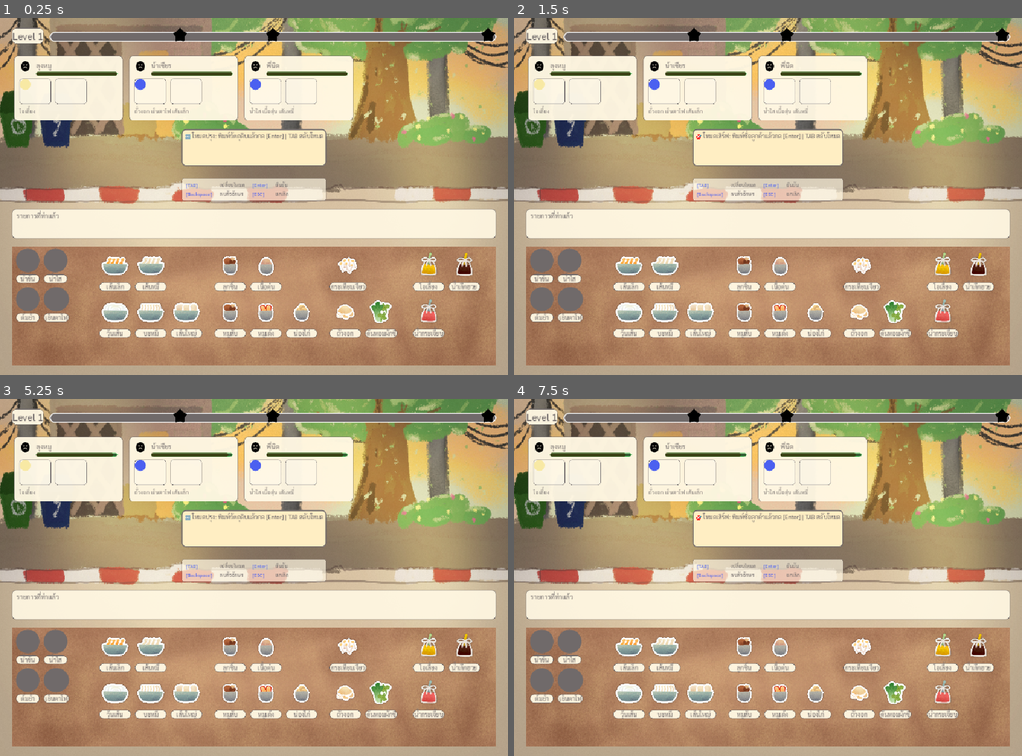
Above: before the commit, frames 1-4 (two rows, left to right).
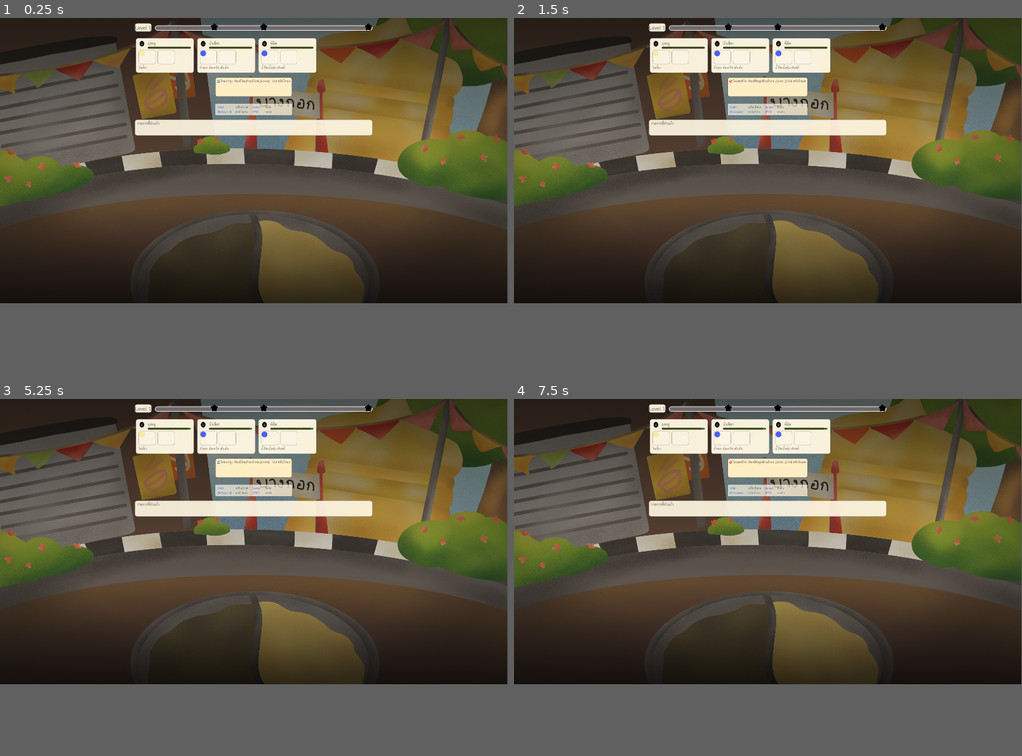
Above: after the commit, the same moments.

Repository: pcpaugust/video-game
Game: Godot game, scene res://scenes/main/Cooking.tscn
Two runs of this game, one before a commit and one after it. Both use one fixed random seed, a clock stepped at 60 frames per second and the inputs below.
Inputs:
- Up to frame 1 (0.25 s): no input
- Up to frame 2 (1.5 s): tap Enter at 0.5, 0.6 s; tap Space at 1.25 s; tap Tab at 1.35 s
- Up to frame 3 (5.25 s): tap Enter at 2, 3.5, 3.6 s; tap Backspace at 2.1, 5.1 s; tap Space at 2.75, 4.25 s; tap Keypad Enter at 2.85 s; tap Tab at 4.35 s
- Up to frame 4 (7.5 s): tap Keypad Enter at 5.85 s; tap Enter at 6.6 s; tap Tab at 7.35 s
In our replay, the window is 800x562 before the commit and 799x449 after it. These sizes can differ from the game's own. Grey fills any space a smaller window leaves; there, only what the larger window draws over its background counts as a difference.

The runs differ from the first frame. In frame 1, 96% of the frame differs, in the area x 0-100%, y 0-100%; in frame 2, 96%; in frame 3, 96%; in frame 4, 96%.

Commit message:
fix: change viewport+bg / remove ingredient table

Diff:
--- a/project.godot
+++ b/project.godot
@@ -17,10 +17,8 @@
 
 [display]
 
-window/size/viewport_width=1024
-window/size/viewport_height=720
-window/stretch/mode="canvas_items"
-window/stretch/aspect="expand"
+window/size/viewport_width=1920
+window/size/viewport_height=1080
 
 [physics]
 
--- a/scenes/main/Cooking.tscn
+++ b/scenes/main/Cooking.tscn
@@ -4,7 +4,6 @@
 [ext_resource type="PackedScene" uid="uid://dmddamjyml4vo" path="res://scenes/ui/LevelBar.tscn" id="1_kwnqp"]
 [ext_resource type="PackedScene" uid="uid://r8jlkk4nsfeo" path="res://scenes/ui/OrderQueue.tscn" id="2_cy70s"]
 [ext_resource type="PackedScene" uid="uid://dshga2ulvahoa" path="res://scenes/ui/TypingSpace.tscn" id="3_xdmyo"]
-[ext_resource type="PackedScene" uid="uid://cdkr12srcscr8" path="res://scenes/ui/IngredientTable.tscn" id="4_4vgtb"]
 [ext_resource type="PackedScene" uid="uid://bn2itsdp6foer" path="res://scenes/ui/DishContainer.tscn" id="4_xdmyo"]
 [ext_resource type="Texture2D" uid="uid://cgy3p5jojrnir" path="res://assets/figma/bg.png" id="5_bg"]
 [ext_resource type="Theme" path="res://assets/themes/thai_ui_theme.tres" id="7_thai_theme"]
@@ -16,29 +15,21 @@
 script = ExtResource("1_cy70s")
 
 [node name="CanvasLayer" type="CanvasLayer" parent="." unique_id=1671593526]
+follow_viewport_enabled = true
 
 [node name="PanelContainer" type="PanelContainer" parent="CanvasLayer" unique_id=1041534527]
-custom_minimum_size = Vector2(1024, 720)
+custom_minimum_size = Vector2(1920, 1080)
 anchors_preset = 15
 anchor_right = 1.0
 anchor_bottom = 1.0
-offset_bottom = 0.0
 grow_horizontal = 2
 grow_vertical = 2
 theme = ExtResource("7_thai_theme")
 theme_override_styles/panel = SubResource("StyleBoxFlat_ijlok")
 
 [node name="Background" type="TextureRect" parent="CanvasLayer/PanelContainer" unique_id=2108137782]
-modulate = Color(1, 1, 1, 1)
-layout_mode = 1
-anchors_preset = 15
-anchor_right = 1.0
-anchor_bottom = 1.0
-grow_horizontal = 2
-grow_vertical = 2
+layout_mode = 2
 texture = ExtResource("5_bg")
-expand_mode = 1
-stretch_mode = 0
 
 [node name="MarginContainer" type="MarginContainer" parent="CanvasLayer/PanelContainer" unique_id=1147982892]
 layout_mode = 2
@@ -75,6 +66,3 @@
 [node name="DishContainer" parent="CanvasLayer/PanelContainer/MarginContainer/VBoxContainer" unique_id=1222613478 instance=ExtResource("4_xdmyo")]
 custom_minimum_size = Vector2(0, 56)
 layout_mode = 2
-
-[node name="IngredientTable" parent="CanvasLayer/PanelContainer/MarginContainer/VBoxContainer" unique_id=83946894 instance=ExtResource("4_4vgtb")]
-layout_mode = 2
Binary file changed: assets/figma/bg.png
Not shown, changed: assets/figma/bg.png.import
